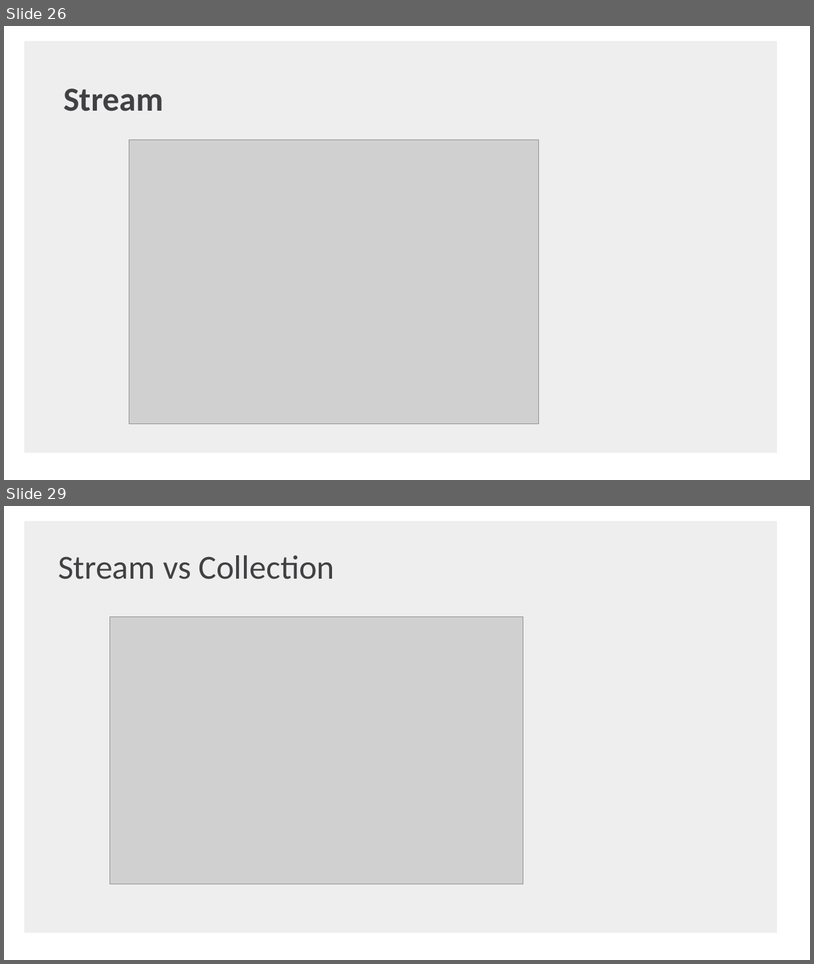
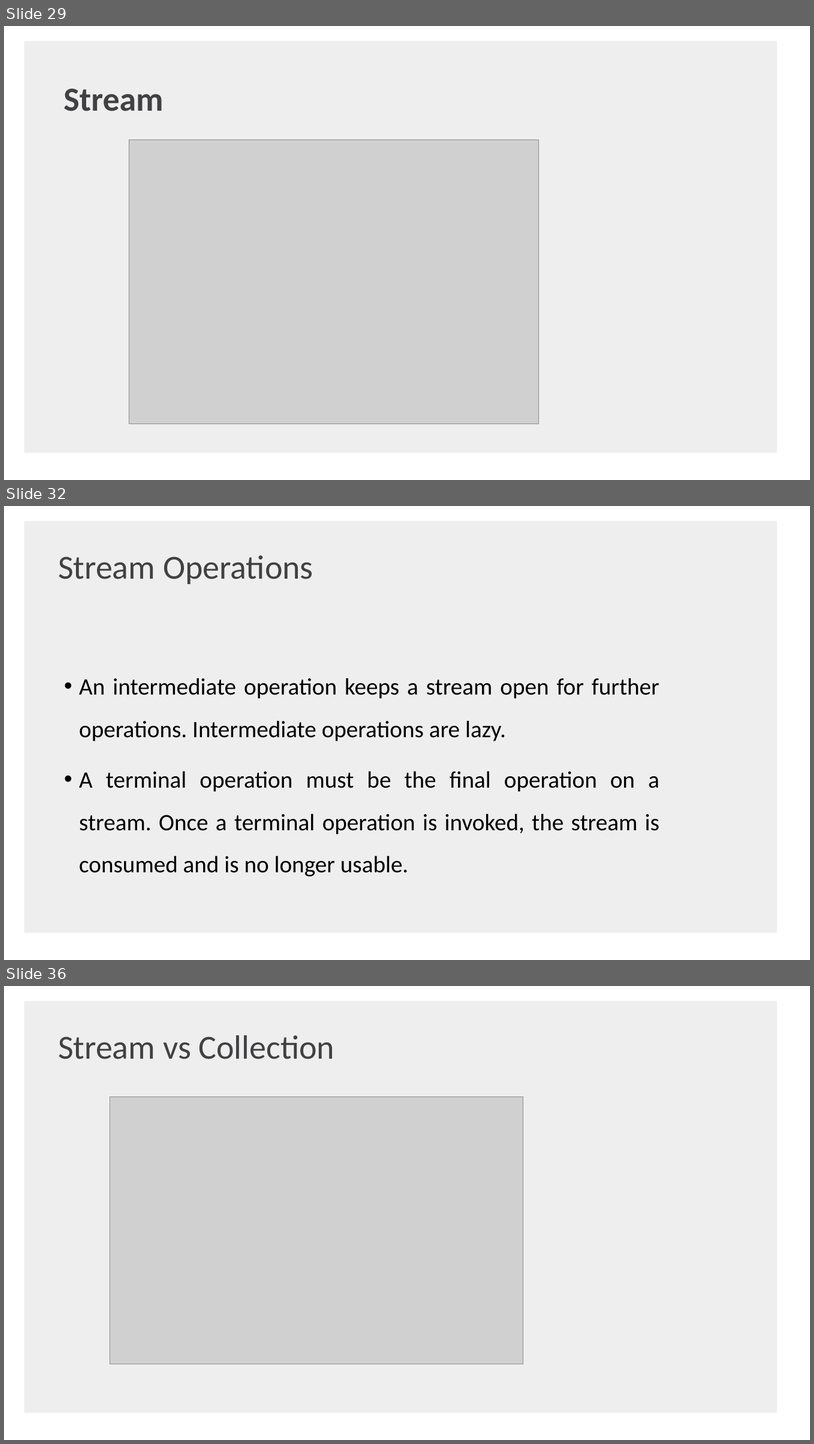
Before and after one commit to shaojie-xu-kp/Java8_lunch_learn, a slide deck: Java 8 & TDP.pptx. Shown one above the other, each under a label of ours: slides 26 and 29 before the commit, slides 29, 32 and 36 after it; the slides between them are not shown. The pictures are 814x964 and 814x1444 pixels, drawn with LibreOffice and Linux fonts; fonts in the diff are those of the drawing; grey boxes stand for pictures; background and template pictures are left out. Boxes give left, top, right and bottom in pixels: in the first picture for what was removed or moved away, otherwise in the second. Text is boxed around its words. In the diff, an @@ line names an element or a change of style, - is before the commit and + after.

```diff
--- a/Java 8 & TDP.pptx
+++ b/Java 8 & TDP.pptx
@@ slide 32 added at (4, 506, 810, 960), background #FFFFFF; not listed: 1 template element that a slide beside it also shows @@
@@ text added at (58, 555, 314, 584), 40 pt, text #414042 @@
+Stream Operations
@@ text added at (79, 678, 660, 876), 28 pt, text #000000 @@
+• An intermediate operation keeps a stream open for further operations. Intermediate operations are lazy.
+• A terminal operation must be the final operation on a stream. Once a terminal operation is invoked, the stream is consumed and is no longer usable.
@@ what was slide 26 is now slide 29 @@
@@ what was slide 29 is now slide 36 @@
```
Also in this commit, not shown: 1 slide changed, 8 other slides added, 2 slides removed.
